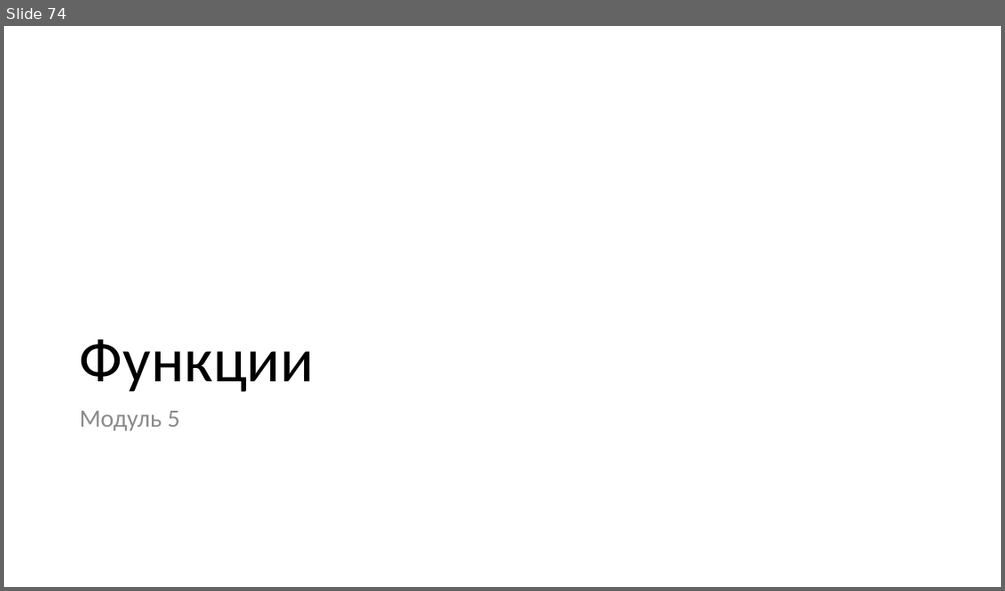
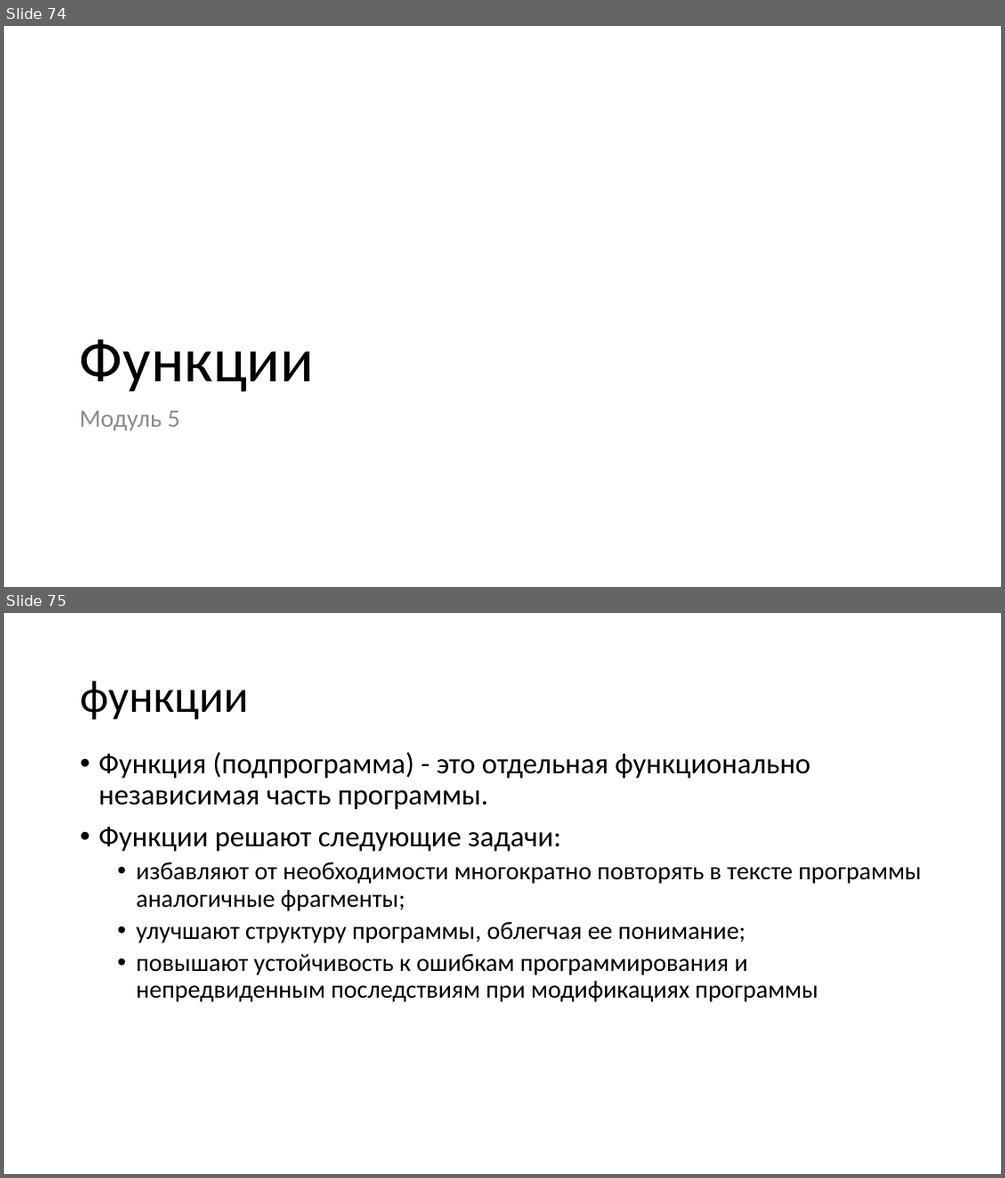
Before and after one commit to paveltsytovich/telegram-course, a slide deck: Presentation/Основы алгоритмизации и программирования.pptx. Shown one above the other, each under a label of ours: slide 74 before the commit, slides 74 and 75 after it. The pictures are 1005x591 and 1005x1178 pixels, drawn with LibreOffice and Linux fonts; fonts in the diff are those of the drawing. Boxes give left, top, right and bottom in pixels: in the first picture for what was removed or moved away, otherwise in the second. Text is boxed around its words. In the diff, an @@ line names an element or a change of style, - is before the commit and + after.

Commit message:
Функции и их параметры

```diff
--- a/Presentation/Основы алгоритмизации и программирования.pptx
+++ b/Presentation/Основы алгоритмизации и программирования.pptx
@@ slide 75 added at bbox=[4, 613, 1001, 1174], background #FFFFFF @@
@@ title added at bbox=[80, 681, 248, 720], 44 pt, text #000000 @@
+функции
@@ text added at bbox=[98, 752, 921, 1002], 24 pt, text #000000 @@
+• Функция (подпрограмма) - это отдельная функционально независимая часть программы.
+• Функции решают следующие задачи:
+  • избавляют от необходимости многократно повторять в тексте программы аналогичные фрагменты;
+  • улучшают структуру программы, облегчая ее понимание;
+  • повышают устойчивость к ошибкам программирования и непредвиденным последствиям при модификациях программы
```
Also in this commit, not shown: 3 other slides added, 1 other file.
